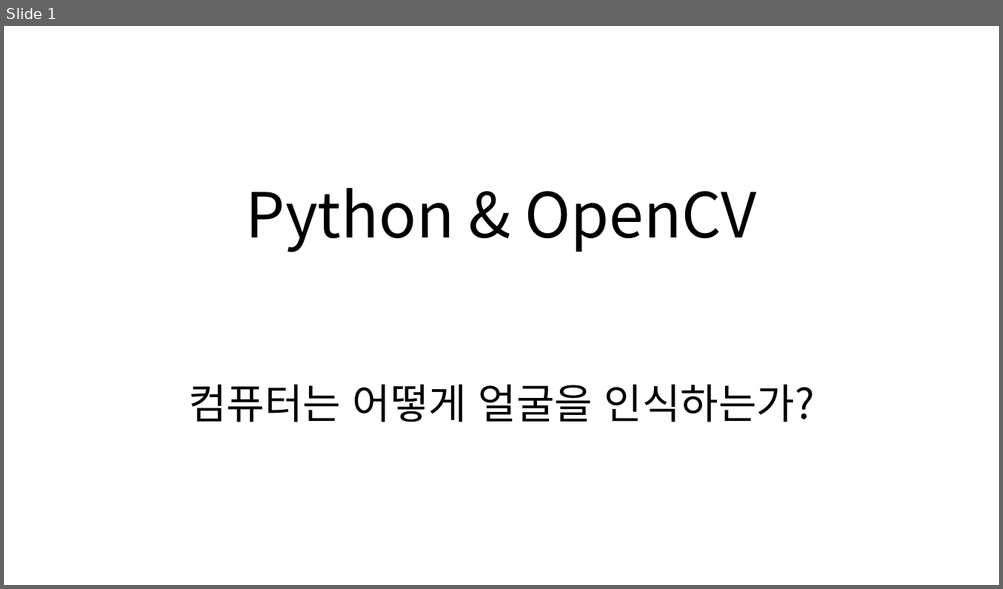
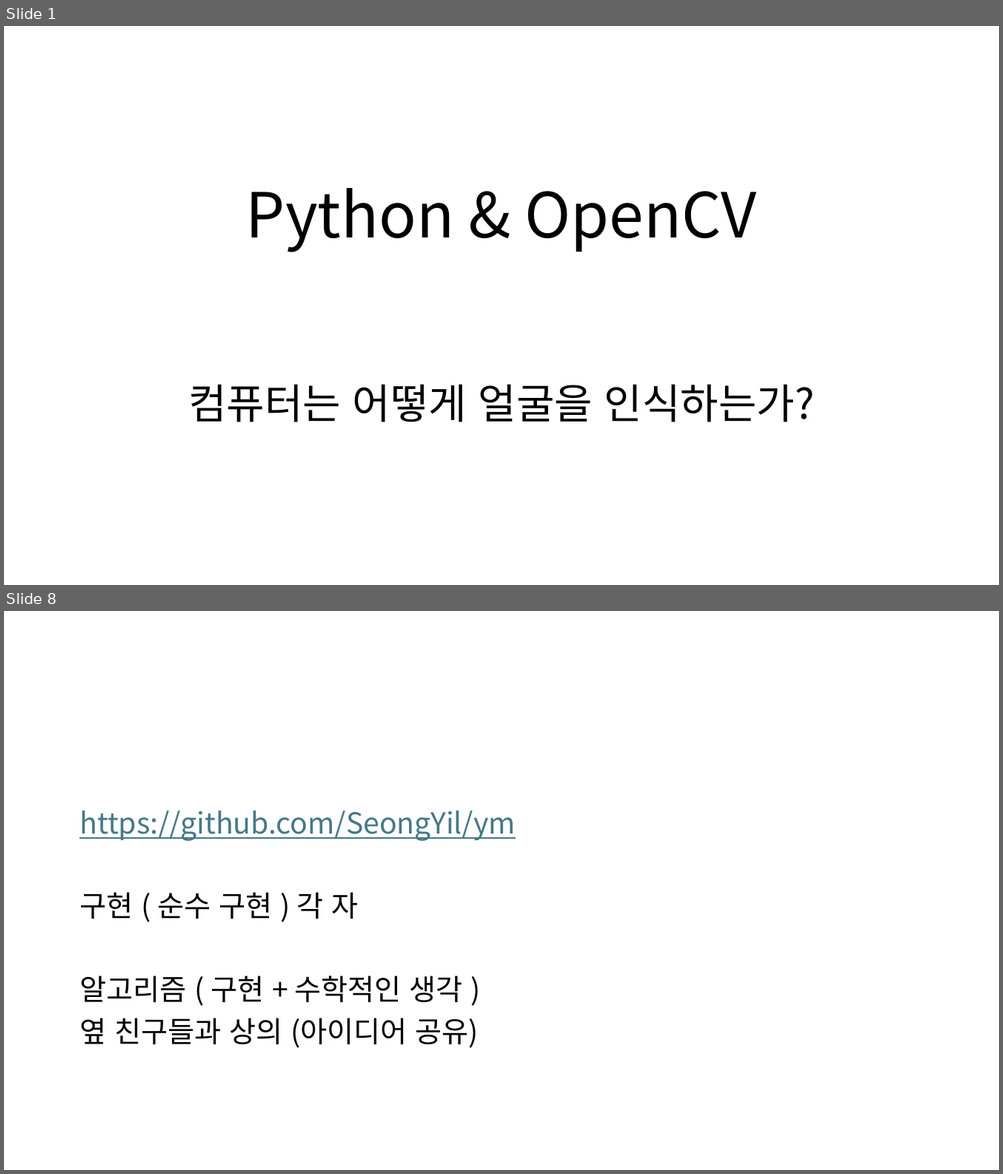
Before and after one commit to SeongYil/ym, a slide deck: 3주차/3주차.pptx. Shown one above the other, each under a label of ours: slide 1 before the commit, slides 1 and 8 after it; the slides between them are not shown. The pictures are 1003x589 and 1003x1174 pixels, drawn with LibreOffice and Linux fonts; fonts in the diff are those of the drawing. Boxes give left, top, right and bottom in pixels: in the first picture for what was removed or moved away, otherwise in the second. Text is boxed around its words. In the diff, an @@ line names an element or a change of style, - is before the commit and + after.

```diff
--- a/3주차/3주차.pptx
+++ b/3주차/3주차.pptx
@@ slide 8 added at bbox=[4, 611, 999, 1170], background #FFFFFF @@
@@ text added at bbox=[79, 811, 515, 1048], 28 pt, text #000000 @@
+https://github.com/SeongYil/ym
+구현 ( 순수 구현 ) 각 자
+알고리즘 ( 구현 + 수학적인 생각 )
+옆 친구들과 상의 (아이디어 공유)
```
Also in this commit, not shown: 6 other slides added, 7 other files.
